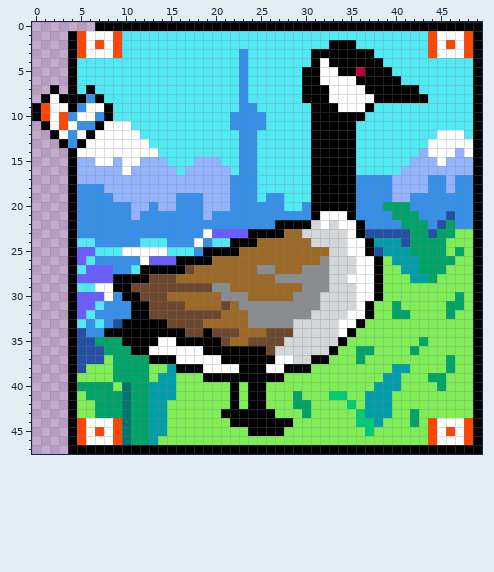
One commit to this pixel-art sprite: pictures/goose2.png. This is how it looked before the edit.
The file is 50x48 pixels.
The same view after the edit:
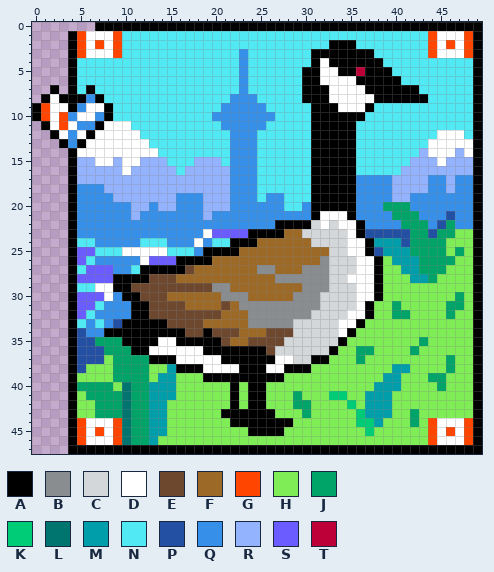
Palette (. is transparent): A #000000  B #898d90  C #d4d7d9  D #ffffff  E #6d482f  F #9c6926  G #ff4500  H #7eed56  J #00a368  K #00cc78  L #00756f  M #009eaa  N #51e9f4  P #2450a4  Q #3690ea  R #94b3ff  S #6a5cff  T #be0039
What changed:
Colour Q replaces colour N in row 8 at x 22 and 24; in row 9 at x 21 to 22 and 25; in row 10 at x 20 to 21 and 26; in row 11 at x 21; in rows 12 to 16 at x 22.
